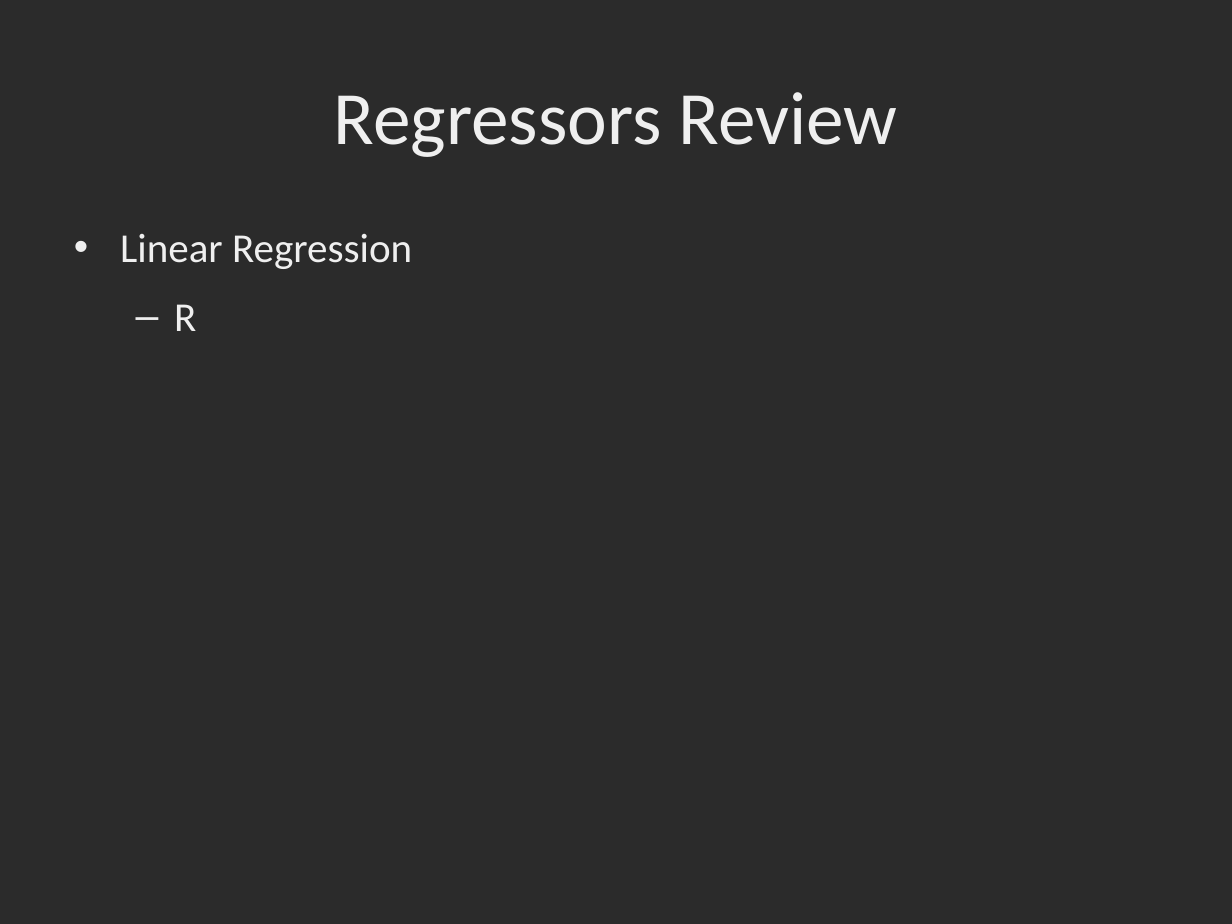
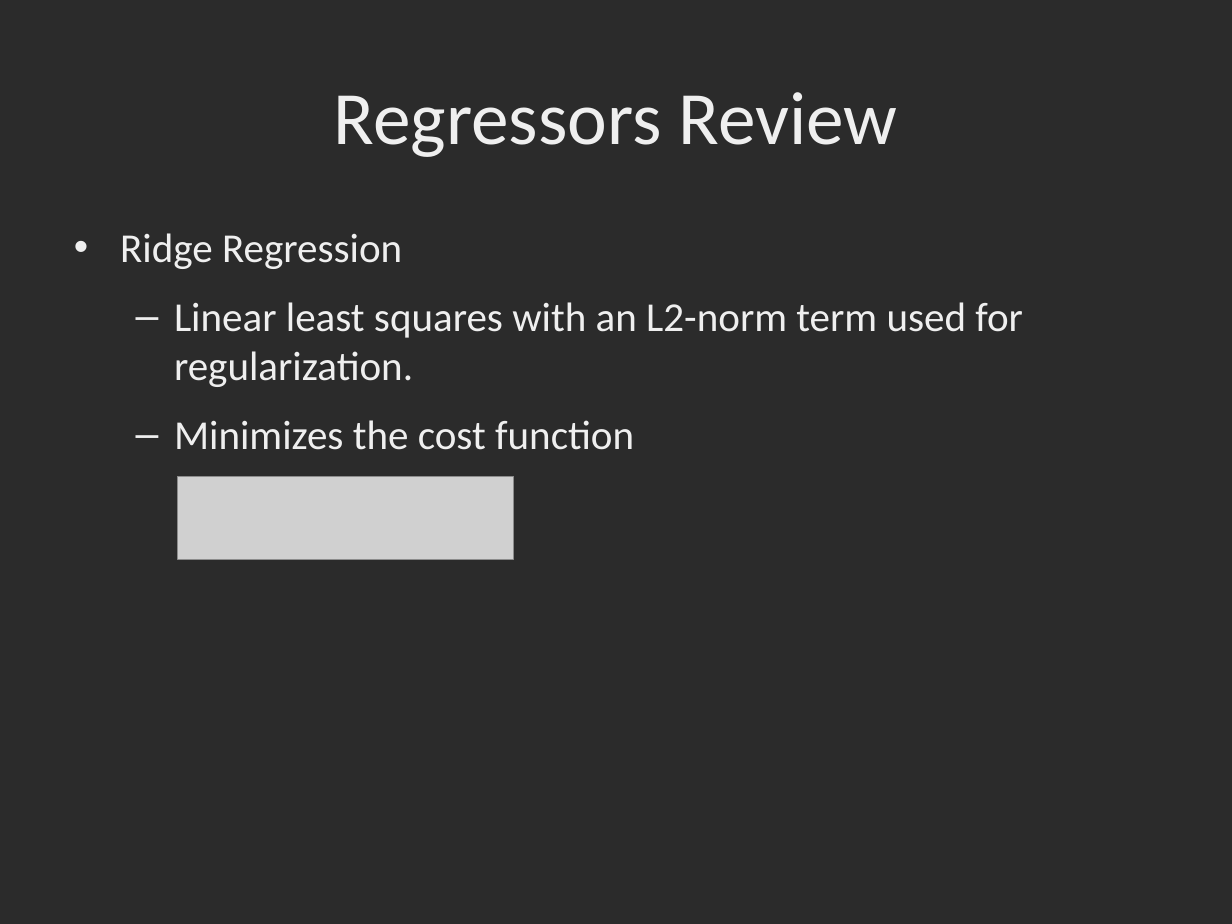
Before and after one commit to dbowmans46/PracticalProgramming, a slide deck: slide 11 of Session 7 - Python/Instructional Material/Machine Learning Slides/Session 7 - Python ML 11: Review and Project for Regressors.odp (slide 9 before the commit). Drawn at 1232x924 pixels with LibreOffice and Linux fonts; fonts in the diff are those of the drawing; grey boxes stand for pictures; background and template pictures are left out; a plain dark background stands for a picture behind light text. Boxes give left, top, right and bottom in pixels: in the first picture for what was removed or moved away, otherwise in the second. Text is boxed around its words. In the diff, an @@ line names an element or a change of style, - is before the commit and + after.

Commit message:
Finished slides and code for regressor review with toy data.

```diff
--- a/Session 7 - Python/Instructional Material/Machine Learning Slides/Session 7 - Python ML 11: Review and Project for Regressors.odp
+++ b/Session 7 - Python/Instructional Material/Machine Learning Slides/Session 7 - Python ML 11: Review and Project for Regressors.odp
@@ text at (x1=120, y1=233, x2=1023, y2=450): text changed @@
-• Linear Regression
-  – R
+• Ridge Regression
+  – Linear least squares with an L2-norm term used for regularization.
+  – Minimizes the cost function
@@ picture added at (x1=177, y1=477, x2=513, y2=559) @@
```
Also in this commit, not shown: 7 other slides changed, 9 slides added, 1 slide removed, 1 other file.
